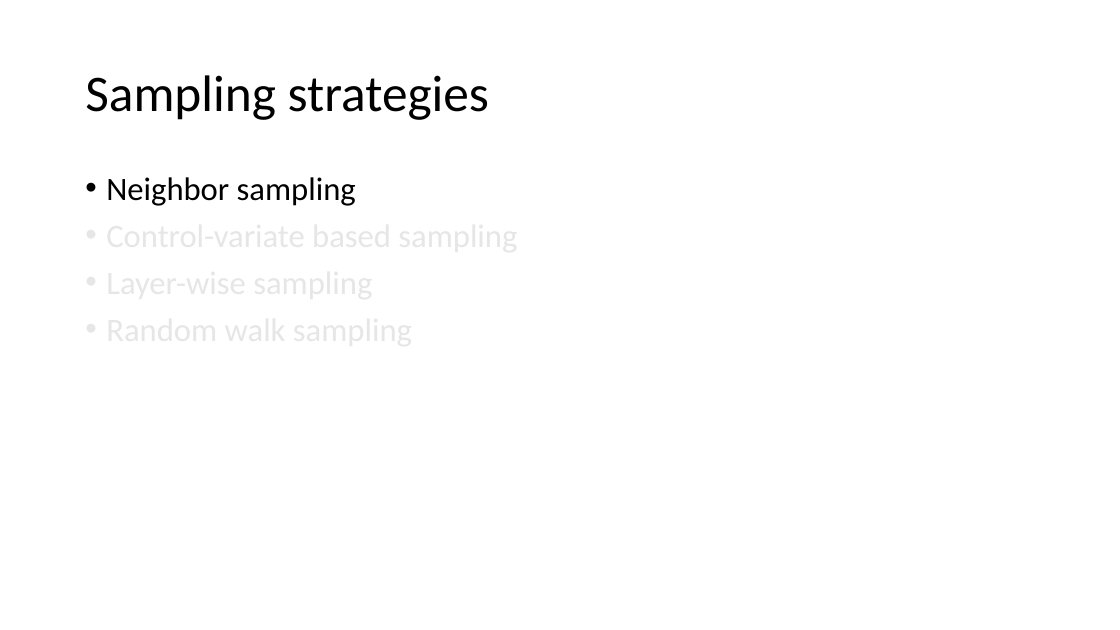
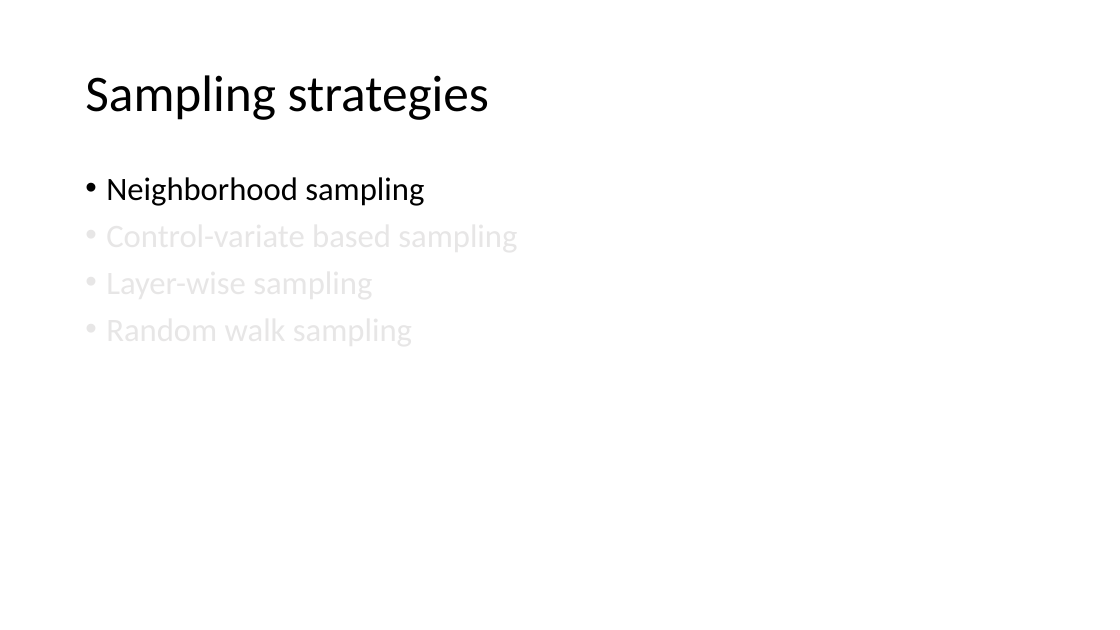
Before and after one commit to dglai/WWW20-Hands-on-Tutorial, a slide deck: slide 18 of large_graphs/sampling.pptx (slide 19 before the commit). Drawn at 1120x630 pixels with LibreOffice and Linux fonts; fonts in the diff are those of the drawing. Boxes give left, top, right and bottom in pixels: in the first picture for what was removed or moved away, otherwise in the second. Text is boxed around its words. In the diff, an @@ line names an element or a change of style, - is before the commit and + after.

```diff
--- a/large_graphs/sampling.pptx
+++ b/large_graphs/sampling.pptx
@@ text at [106, 177, 424, 206]: text changed @@
-• Neighbor sampling
+• Neighborhood sampling
```
Also in this commit, not shown: 4 other slides changed, 1 slide added, 1 slide removed.
